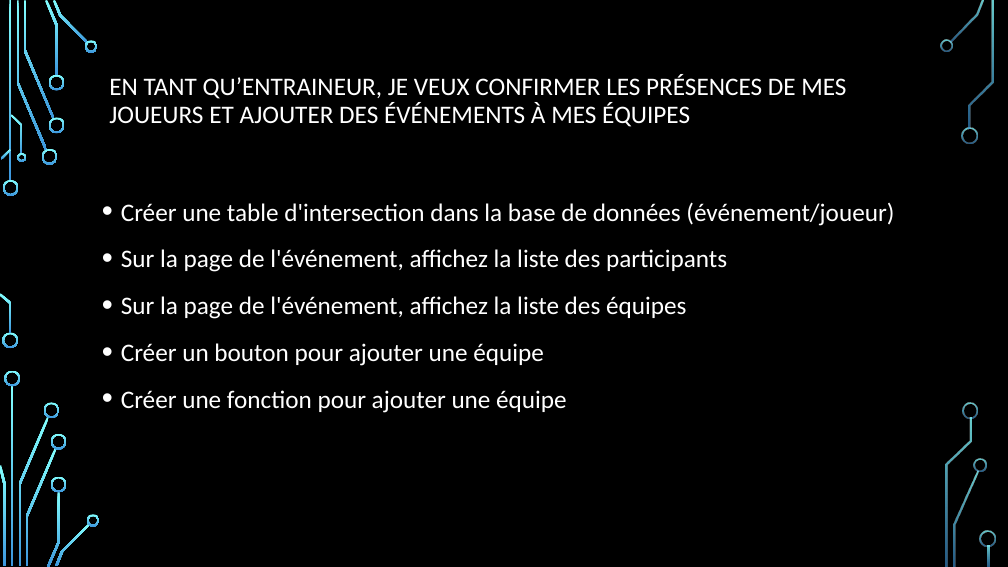
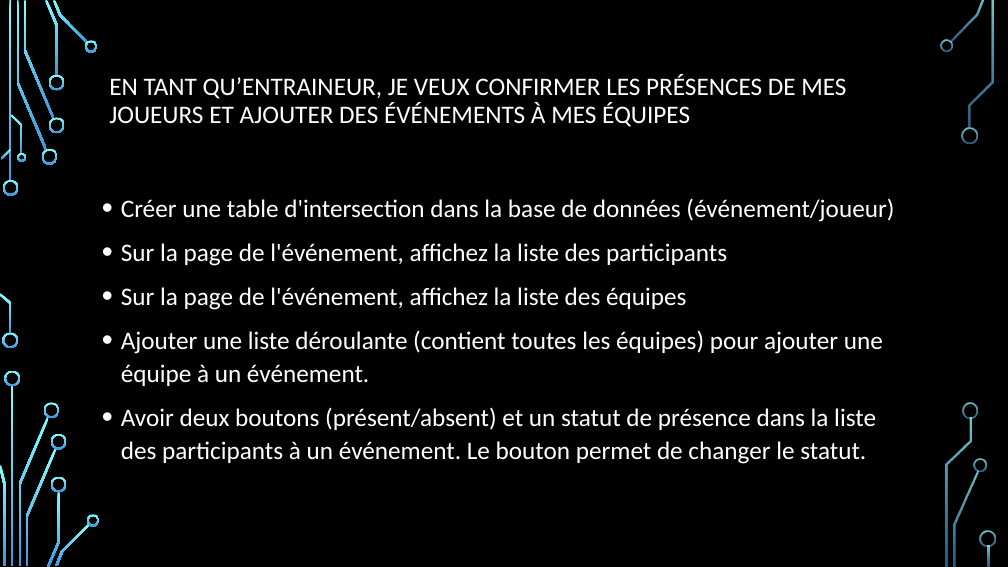
Before and after one commit to DFC-Informatique-Cegep-de-Sainte-Foy/GestionEquipesSportives, a slide deck: slide 8 of Documentation/Revue 2/Presentation_Revue_2.pptx. Drawn at 1008x567 pixels with LibreOffice and Linux fonts; fonts in the diff are those of the drawing; background and template pictures are left out. Boxes give left, top, right and bottom in pixels: in the first picture for what was removed or moved away, otherwise in the second. Text is boxed around its words. In the diff, an @@ line names an element or a change of style, - is before the commit and + after.

Commit message:
update ppt

```diff
--- a/Documentation/Revue 2/Presentation_Revue_2.pptx
+++ b/Documentation/Revue 2/Presentation_Revue_2.pptx
@@ text at [121, 198, 894, 310]: line spacing 1.2 to 1.1 @@
@@ text at [121, 330, 883, 464]: text changed @@
-• Créer un bouton pour ajouter une équipe
-• Créer une fonction pour ajouter une équipe
+• Ajouter une liste déroulante (contient toutes les équipes) pour ajouter une équipe à un événement.
+• Avoir deux boutons (présent/absent) et un statut de présence dans la liste des participants à un événement. Le bouton permet de changer le statut.
```
Also in this commit, not shown: 7 other slides changed, 4 slides added, 2 slides removed, 2 other files.
